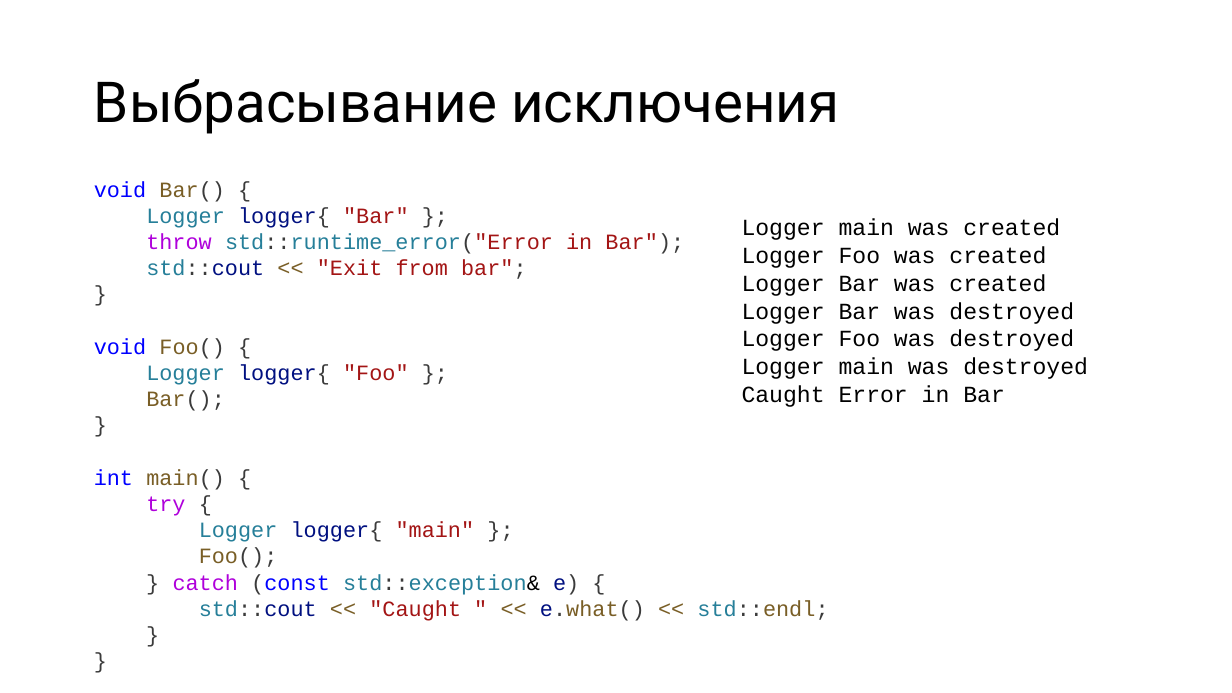
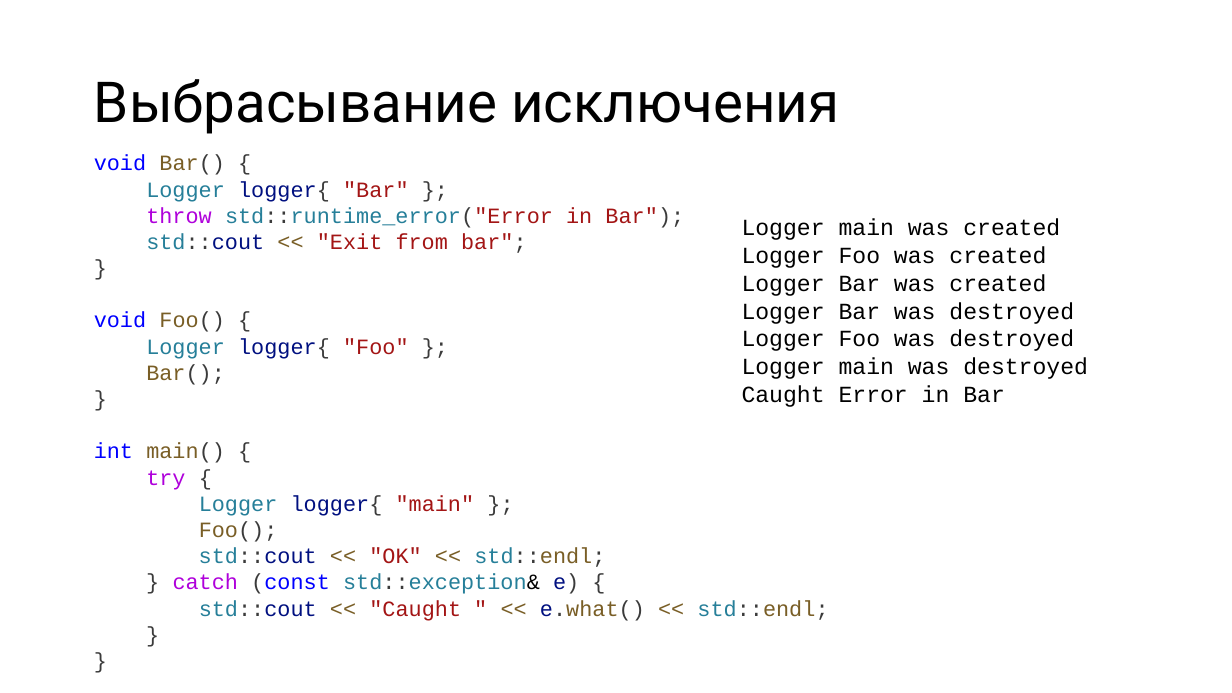
Before and after one commit to alexey-malov/oop, a slide deck: slide 20 of lectures/05/Обработка ошибок и исключительных ситуаций.pptx. Drawn at 1232x693 pixels with LibreOffice and Linux fonts; fonts in the diff are those of the drawing. Boxes give left, top, right and bottom in pixels: in the first picture for what was removed or moved away, otherwise in the second. Text is boxed around its words. In the diff, an @@ line names an element or a change of style, - is before the commit and + after.

```diff
--- a/lectures/05/Обработка ошибок и исключительных ситуаций.pptx
+++ b/lectures/05/Обработка ошибок и исключительных ситуаций.pptx
@@ text "void Bar() {": place and size @@
-text "void Bar() {" at (94,181,828,621)
+text "void Bar() {" at (94,155,828,621)
@@ text at (199,548,605,567): paragraph added @@
+std::cout << "OK" << std::endl;
```
Also in this commit, not shown: 13 other slides changed, 1 other file.
